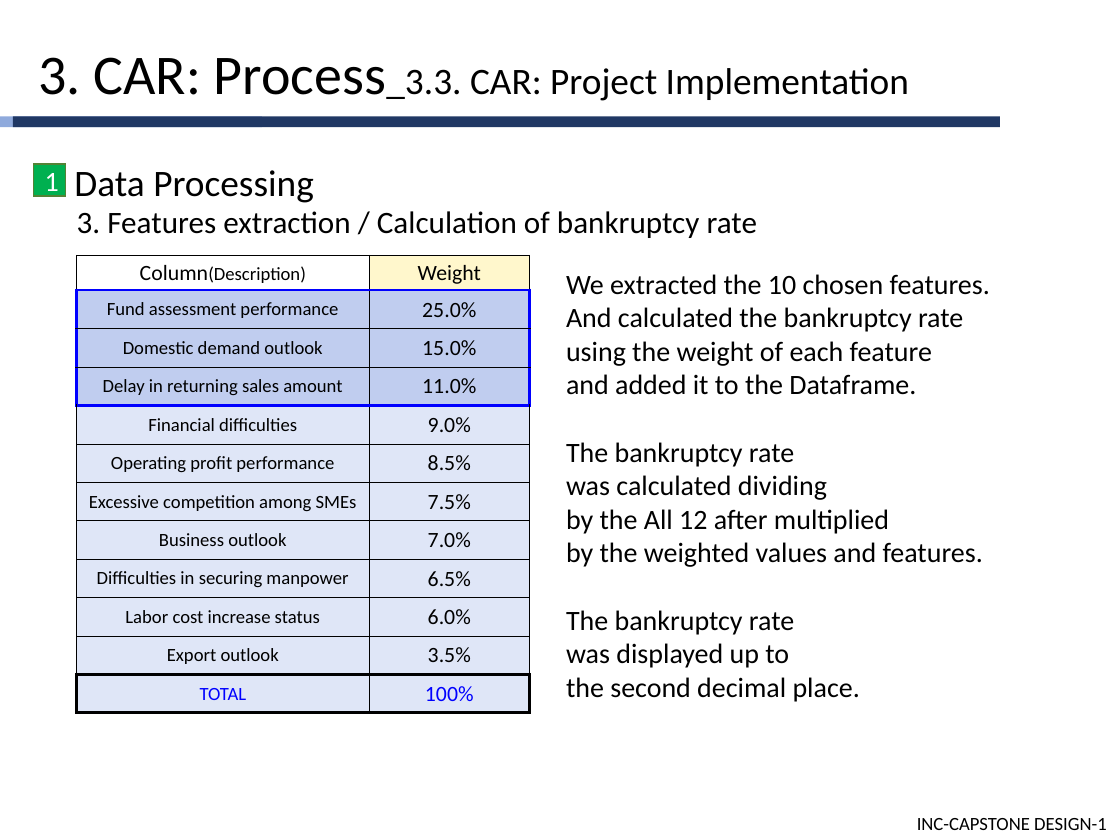
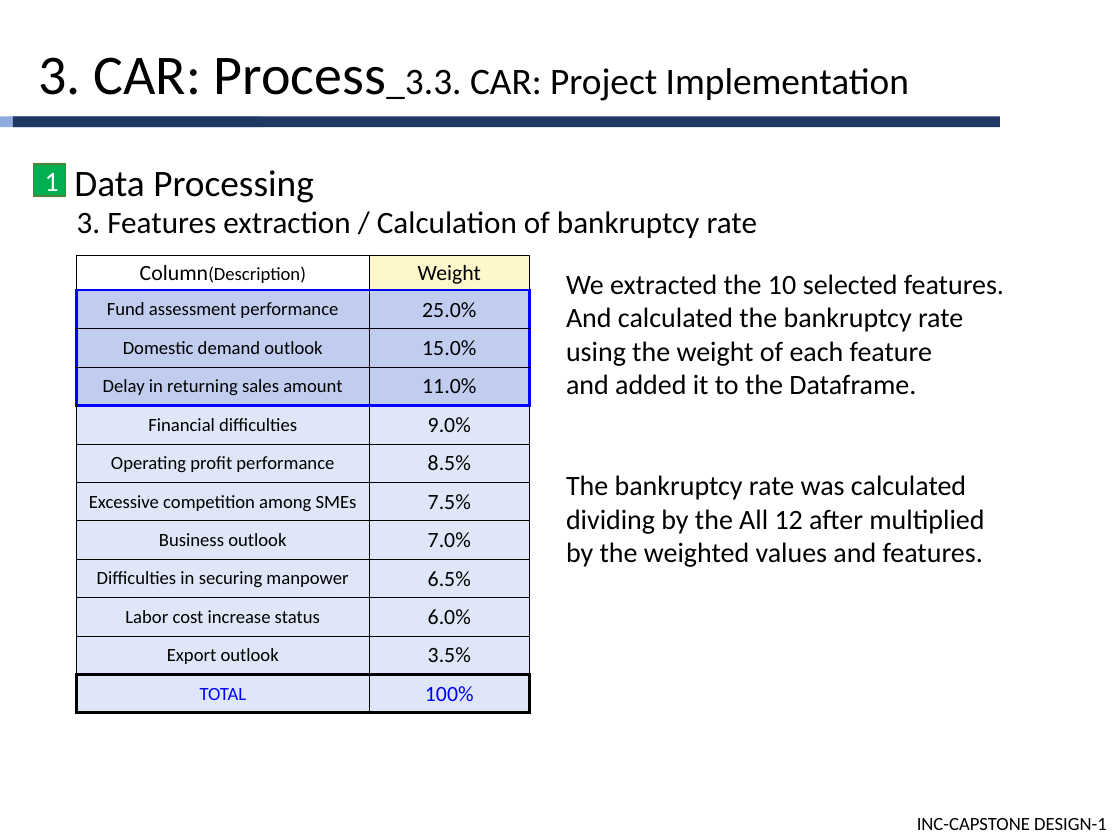
Before and after one commit to cutiecrab/CAR, a slide deck: slide 19 of 주차별 상세/최종보고/CAPSTONE PPT(FINAL).pptx. Drawn at 1120x840 pixels with LibreOffice and Linux fonts; fonts in the diff are those of the drawing. Boxes give left, top, right and bottom in pixels: in the first picture for what was removed or moved away, otherwise in the second. Text is boxed around its words. In the diff, an @@ line names an element or a change of style, - is before the commit and + after.

```diff
--- a/주차별 상세/최종보고/CAPSTONE PPT(FINAL).pptx
+++ b/주차별 상세/최종보고/CAPSTONE PPT(FINAL).pptx
@@ text at [566, 274, 1004, 295]: text changed @@
-We extracted the 10 chosen features.
+We extracted the 10 selected features.
@@ text at [566, 475, 984, 534]: text changed @@
-The bankruptcy rate
-was calculated dividing
-by the All 12 after multiplied
+The bankruptcy rate was calculated
+dividing by the All 12 after multiplied
@@ text at [566, 610, 860, 702]: paragraphs removed @@
-The bankruptcy rate
-was displayed up to
-the second decimal place.
```
Also in this commit, not shown: 3 other slides changed.
